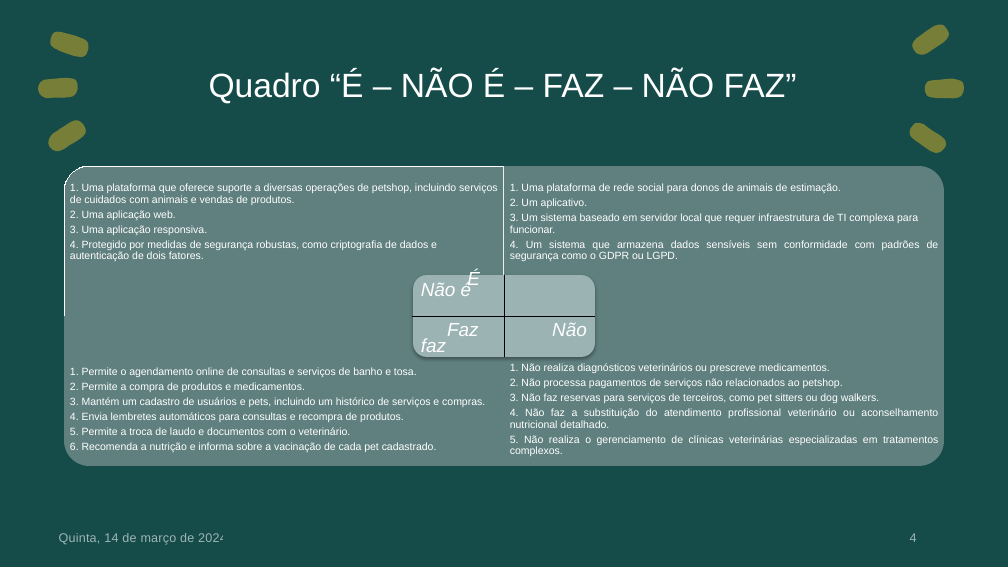
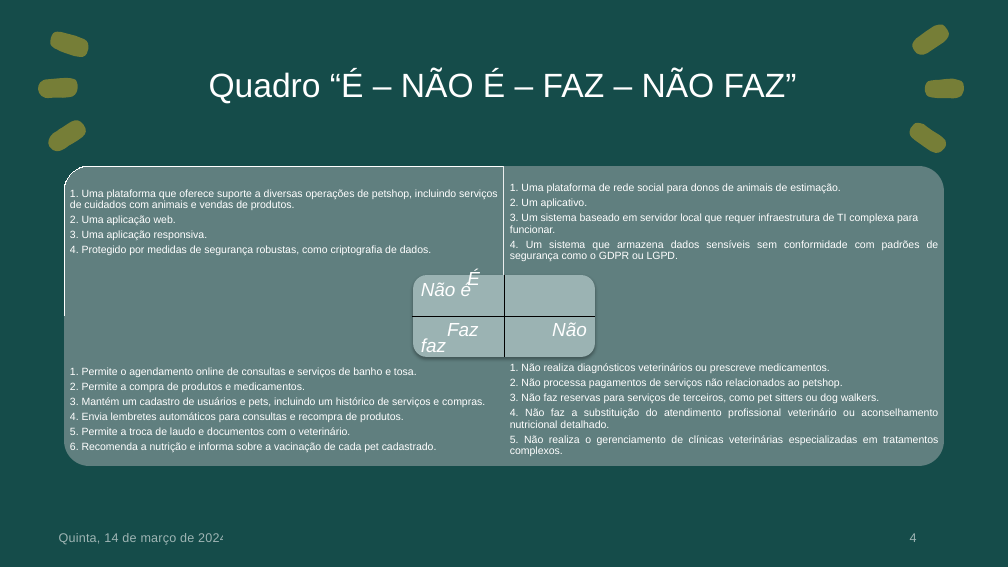
Before and after one commit to projeto-final-petshop/documents, a slide deck: slide 4 of entregas-aula/PetConnect_Apresentacao_1.pptx. Drawn at 1008x567 pixels with LibreOffice and Linux fonts; fonts in the diff are those of the drawing. Boxes give left, top, right and bottom in pixels: in the first picture for what was removed or moved away, otherwise in the second. Text is boxed around its words. In the diff, an @@ line names an element or a change of style, - is before the commit and + after.

```diff
--- a/entregas-aula/PetConnect_Apresentacao_1.pptx
+++ b/entregas-aula/PetConnect_Apresentacao_1.pptx
@@ text at (70, 245, 431, 255): text changed @@
-4. Protegido por medidas de segurança robustas, como criptografia de dados e autenticação de dois fatores.
+4. Protegido por medidas de segurança robustas, como criptografia de dados.
```
Also in this commit, not shown: 1 other slide changed, 2 other files.
